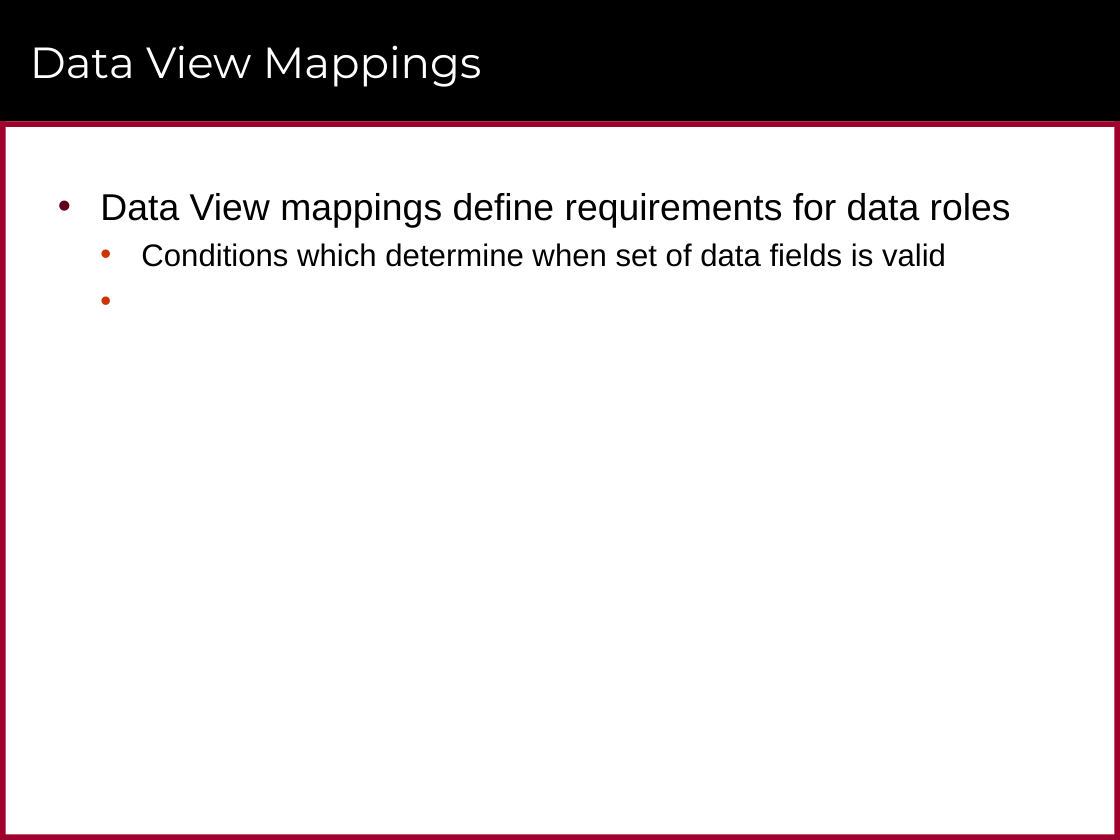
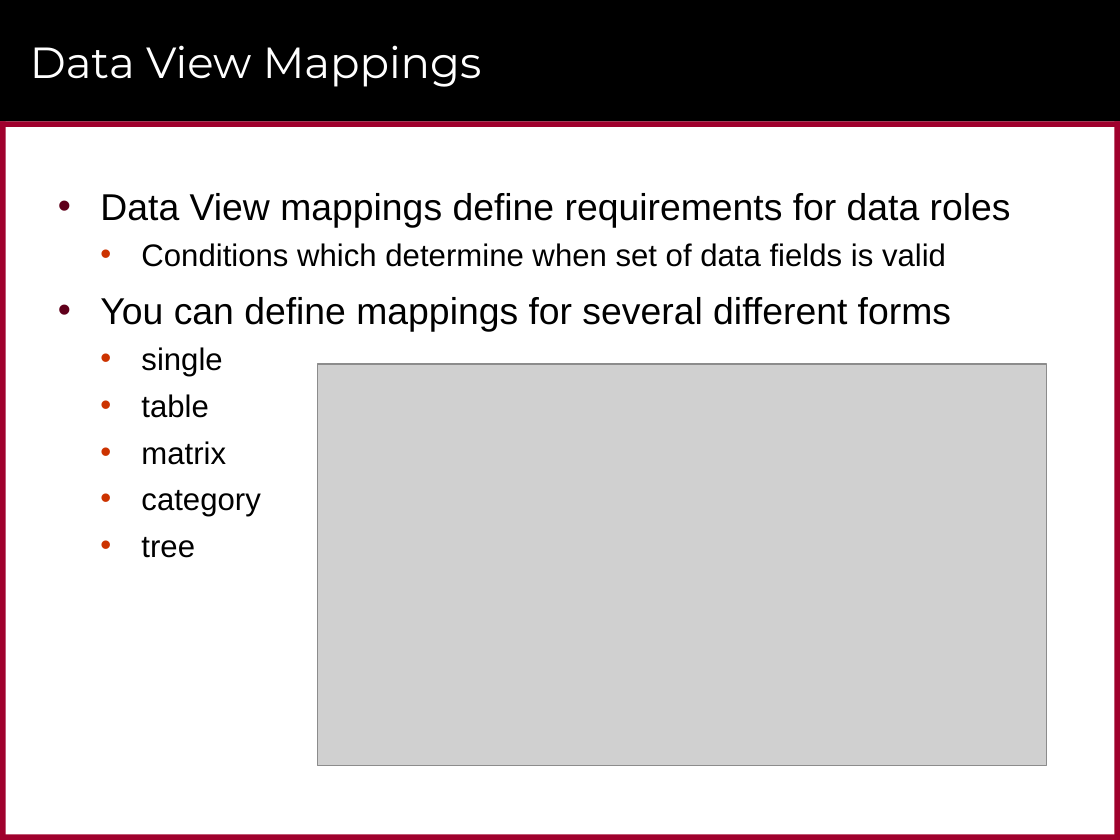
Before and after one commit to CriticalPathTraining/CustomVisualsForPowerBI, a slide deck: slide 44 of CustomVisualsForPowerBI.pptx (slide 39 before the commit). Drawn at 1120x840 pixels with LibreOffice and Linux fonts; fonts in the diff are those of the drawing; grey boxes stand for pictures; background and template pictures are left out. Boxes give left, top, right and bottom in pixels: in the first picture for what was removed or moved away, otherwise in the second. Text is boxed around its words. In the diff, an @@ line names an element or a change of style, - is before the commit and + after.

```diff
--- a/CustomVisualsForPowerBI.pptx
+++ b/CustomVisualsForPowerBI.pptx
@@ text at <box>100,297,951,558</box>: paragraphs added @@
+• You can define mappings for several different forms
+  • single
+  • table
+  • matrix
+  • category
+  • tree
@@ picture added at <box>317,364,1046,765</box> @@
```
Also in this commit, not shown: 17 other slides changed, 10 slides added, 25 slides removed, 29 other files.
